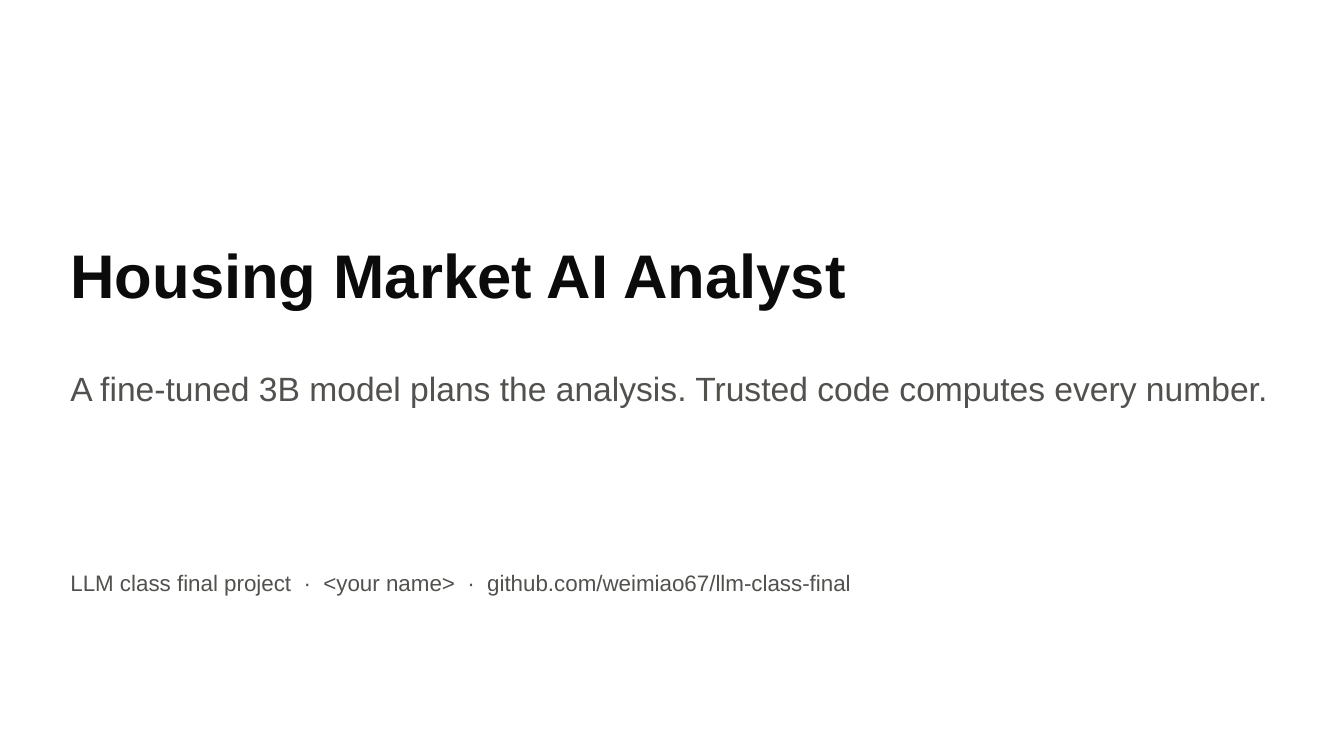
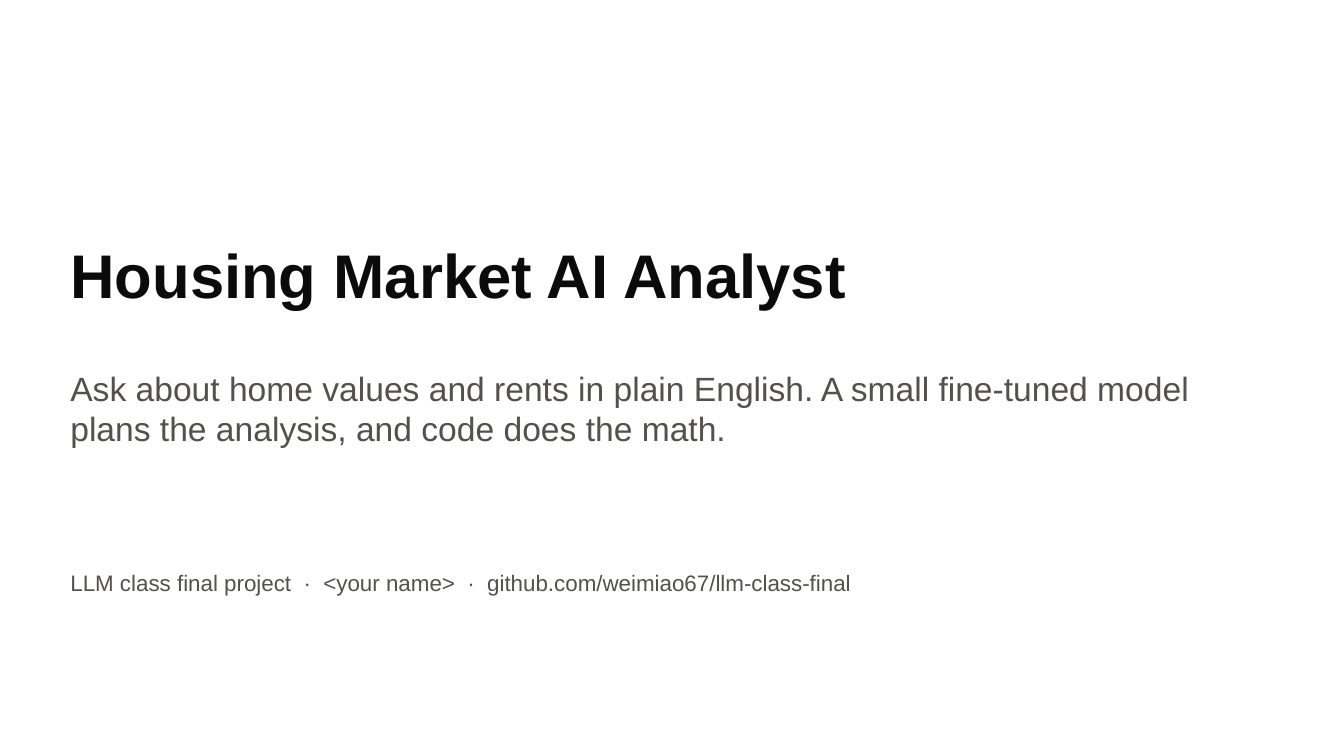
Before and after one commit to weimiao67/llm-class-final, a slide deck: slide 1 of docs/slides/housing-analyst.pptx. Drawn at 1344x756 pixels with LibreOffice and Linux fonts; fonts in the diff are those of the drawing. Boxes give left, top, right and bottom in pixels: in the first picture for what was removed or moved away, otherwise in the second. Text is boxed around its words. In the diff, an @@ line names an element or a change of style, - is before the commit and + after.

```diff
--- a/docs/slides/housing-analyst.pptx
+++ b/docs/slides/housing-analyst.pptx
@@ text at [70,376,1188,448]: text changed @@
-A fine-tuned 3B model plans the analysis. Trusted code computes every number.
+Ask about home values and rents in plain English. A small fine-tuned model plans the analysis, and code does the math.
```
Also in this commit, not shown: 13 other slides changed, 1 slide added, 4 other files.
